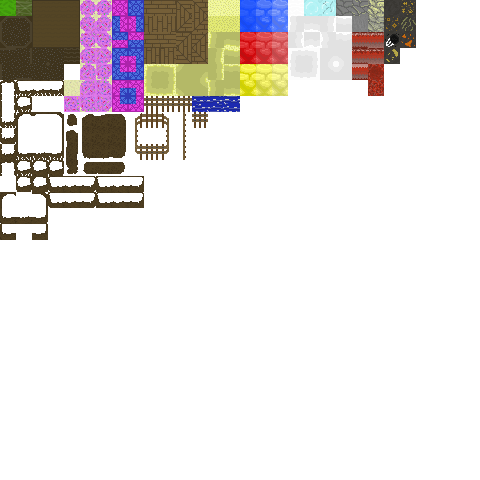
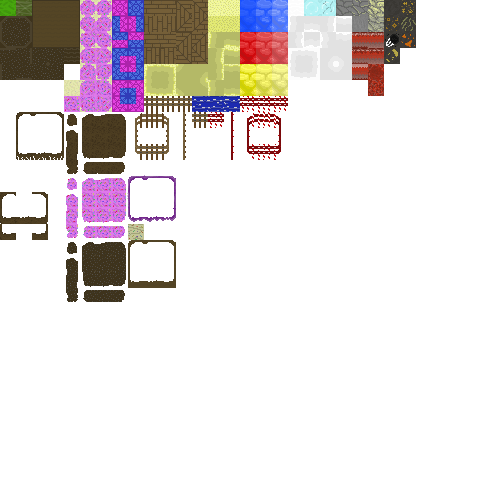
Revision of a layered 480×480 image; what changed, layer by layer:
painted on "Layer 0" over (0, 80, 288, 302)
